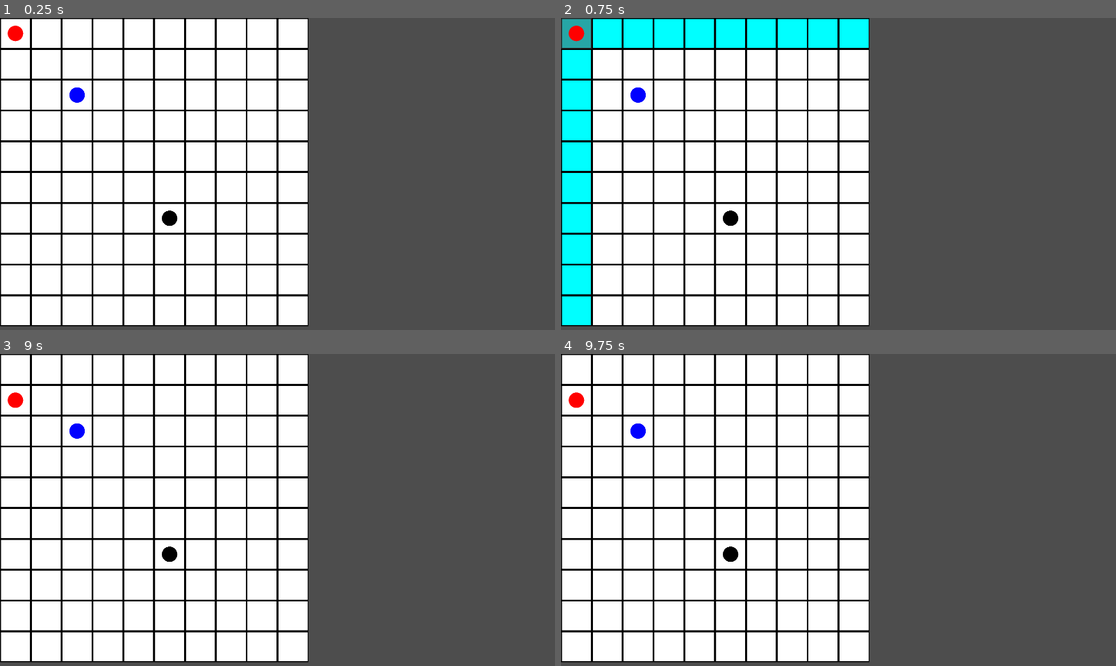
Above: before the commit, frames 1-4 (two rows, left to right).
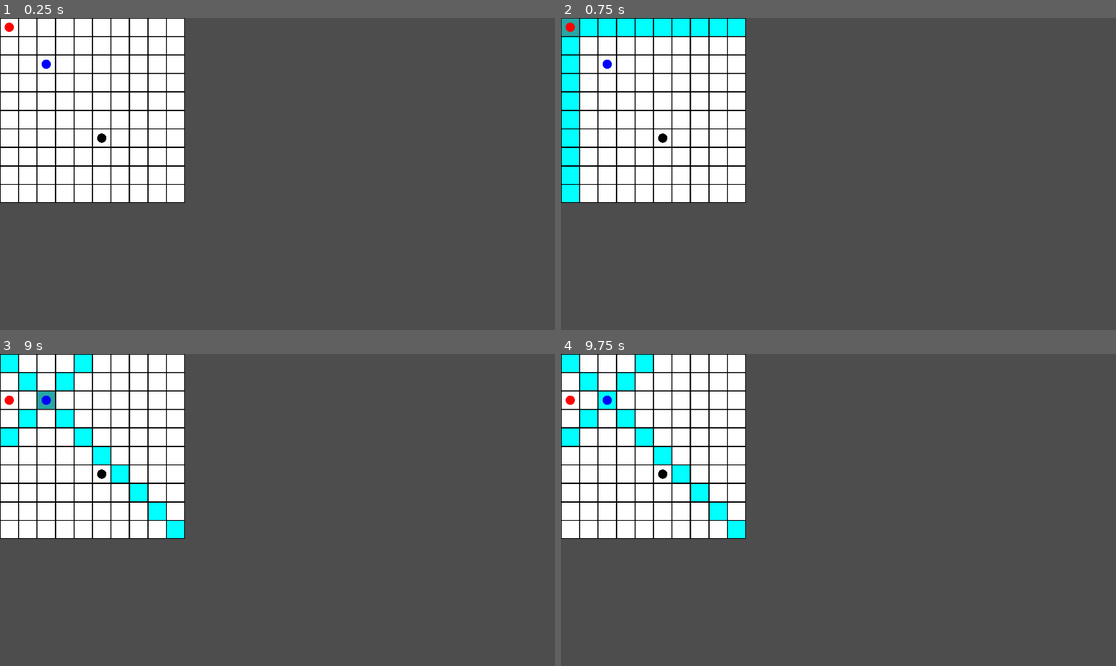
Above: after the commit, the same moments.

Repository: dlee4901/grid-game
Game: Godot game, scene res://main.tscn
Two runs of this game, one before a commit and one after it. Both use one fixed random seed, a clock stepped at 60 frames per second and the inputs below.
Inputs (mouse positions are in pixels of both pictures, inside the frame that each line leads up to):
- Up to frame 1 (0.25 s): no input
- Up to frame 2 (0.75 s): tap Enter at 0.5 s; move the mouse to (577, 33) at 0.52 s; tap W (key_w) at 0.6 s; click (577, 33) at 0.67 s
- Up to frame 3 (9 s): tap Space at 1.25, 2.75, 4.25 s; move the mouse to (16, 400) at 1.27 s; click (16, 400) at 1.35 s; tap Enter at 2, 3.5 s; move the mouse to (16, 432) at 2.02 s; tap W (key_w) every 1.5 s from 2.1 to 8.1 s; click (16, 432) at 2.17 s; move the mouse to (16, 463) at 2.77 s; click (16, 463) at 2.85 s; move the mouse to (16, 491) at 3.52 s; click (16, 491) at 3.67 s; move the mouse to (16, 522) at 4.27 s; click (16, 522) at 4.35 s; move the mouse to (16, 553) at 5.02 s; click (16, 553) at 5.17 s; move the mouse to (16, 584) at 5.77 s; click (16, 584) at 5.85 s; move the mouse to (16, 616) at 6.52 s; click (16, 616) at 6.67 s; move the mouse to (16, 647) at 7.27 s; click (16, 647) at 7.35 s; move the mouse to (44, 369) at 8.02 s; click (44, 369) at 8.17 s; move the mouse to (44, 400) at 8.77 s; click (44, 400) at 8.85 s
- Up to frame 4 (9.75 s): move the mouse to (1005, 556) at 9.52 s; tap W (key_w) at 9.6 s; click (1005, 556) at 9.67 s

The runs differ from the first frame. In frame 1, 39% of the frame differs, in the area x 0-56%, y 0-99%; in frame 2, 41%; in frame 3, 41%; in frame 4, 41%.

Commit message:
update viewport settings

Diff:
--- a/autoload/settings.gd
+++ b/autoload/settings.gd
@@ -12,9 +12,10 @@
 	pass
 
 func init_window():
-	get_tree().root.get_viewport().set_size(screen_size)
-	get_tree().root.get_viewport().set_content_scale_mode(1) 	# stretch_mode = canvas_items
-	get_tree().root.get_viewport().set_content_scale_aspect(1) 	# stretch_aspect = keep
+	get_tree().root.content_scale_size = screen_size
+	get_tree().root.content_scale_mode = 2 	# stretch_mode = canvas_items
+	get_tree().root.content_scale_aspect = 1 	# stretch_aspect = keep
+	get_tree().root.content_scale_stretch = 1  # stretch_mode = integer
 
 func init_inputs():
 	var mouse_left_click = InputEventMouseButton.new()
